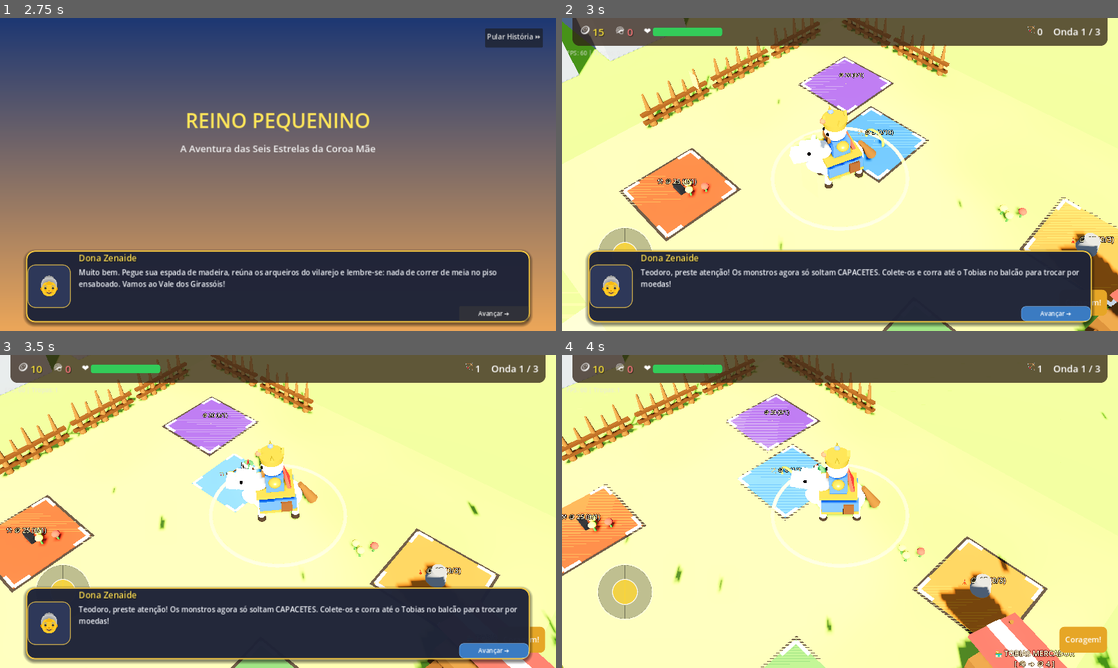
Above: before the commit, frames 1-4 (two rows, left to right).
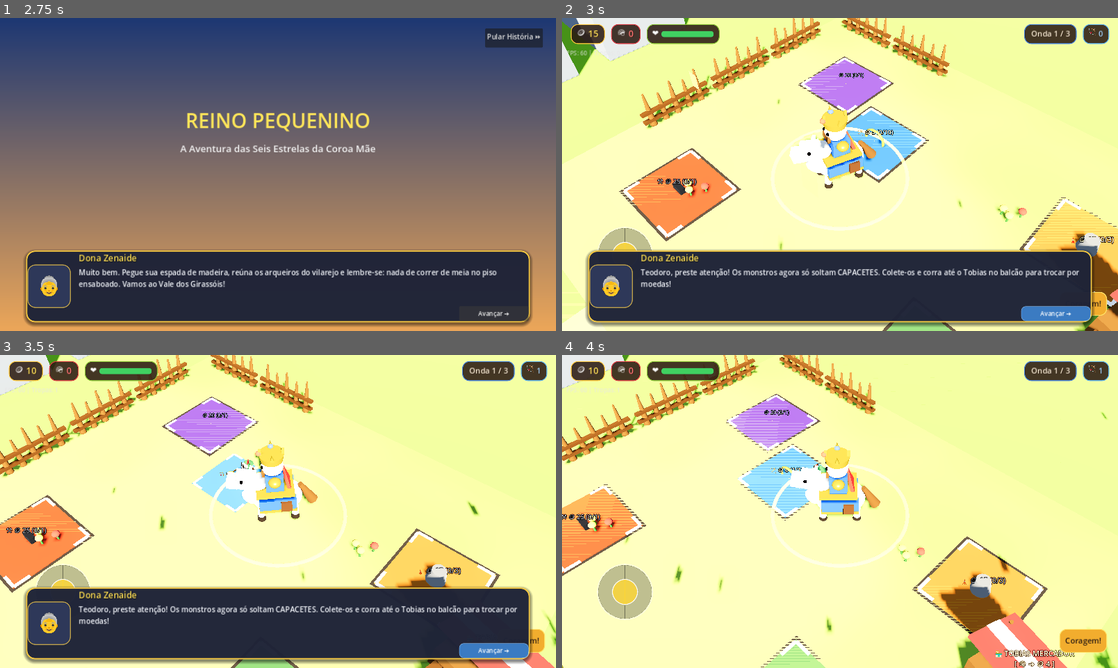
Above: after the commit, the same moments.

Repository: JonathasHenrique/reino-pequenino
Game: Godot game, scene res://scenes/ui/MainMenu.tscn
Same seed, same stepped clock (60 frames per second), same inputs: the game is played once before the commit and once after it.
Inputs (mouse positions are in pixels of both pictures, inside the frame that each line leads up to):
- Up to frame 1 (2.75 s): click "⚔️ Iniciar Jornada" at 0.5 s; click "Pular História ⏩" at 1.25 s; click "Avançar ➔" at 2 s
- Up to frame 2 (3 s): tap Enter at 2.75 s; move the mouse to (962, 158) at 2.77 s; hold Right (ui_right) from 2.78 s (still down); click (962, 158) at 2.92 s
- Up to frame 3 (3.5 s): keep holding Right (ui_right); tap Space at 3.02 s
- Up to frame 4 (4 s): release Right (ui_right) at 3.5 s; drag from (728, 527) to (812, 574) at 3.52 s

Frame 1 is identical in both runs. In frame 2, 8.4% of the frame differs, in the area x 1-99%, y 0-96%; in frame 3, 8.5%; in frame 4, 8.7%, in the area x 0-99%, y 0-96%.
Error in both runs: Cannot call method 'set_input_as_handled' on a null value. (res://scripts/ui/DialogueBox.gd:53)

Commit message:
feat(ui): Fase 4 - pads com cores pode/nao pode pagar e novo HUD com pilulas isoladas

Diff:
--- a/scenes/ui/GameHUD.tscn
+++ b/scenes/ui/GameHUD.tscn
@@ -1,16 +1,57 @@
-[gd_scene load_steps=7 format=3]
+[gd_scene load_steps=12 format=3]
 
 [ext_resource type="Script" path="res://scripts/ui/GameHUD.gd" id="1_hud"]
 [ext_resource type="PackedScene" path="res://scenes/ui/VirtualJoystick.tscn" id="2_joy"]
 
-[sub_resource type="StyleBoxFlat" id="StyleBoxFlat_hudbar"]
-bg_color = Color(0.18, 0.12, 0.08, 0.75)
-corner_radius_bottom_right = 16
-corner_radius_bottom_left = 16
-content_margin_left = 16.0
-content_margin_top = 8.0
+[sub_resource type="StyleBoxEmpty" id="StyleBoxEmpty_topbar"]
+
+[sub_resource type="StyleBoxFlat" id="StyleBoxFlat_pill_gold"]
+bg_color = Color(0.169, 0.106, 0.071, 0.88)
+border_width_left = 2
+border_width_top = 2
+border_width_right = 2
+border_width_bottom = 2
+border_color = Color(1.0, 0.788, 0.235, 0.95)
+corner_radius_top_left = 16
+corner_radius_top_right = 16
+corner_radius_bottom_right = 16
+corner_radius_bottom_left = 16
+content_margin_left = 14.0
+content_margin_top = 4.0
 content_margin_right = 16.0
-content_margin_bottom = 8.0
+content_margin_bottom = 4.0
+
+[sub_resource type="StyleBoxFlat" id="StyleBoxFlat_pill_spoil"]
+bg_color = Color(0.169, 0.106, 0.071, 0.88)
+border_width_left = 2
+border_width_top = 2
+border_width_right = 2
+border_width_bottom = 2
+border_color = Color(0.851, 0.212, 0.243, 0.95)
+corner_radius_top_left = 16
+corner_radius_top_right = 16
+corner_radius_bottom_right = 16
+corner_radius_bottom_left = 16
+content_margin_left = 14.0
+content_margin_top = 4.0
+content_margin_right = 16.0
+content_margin_bottom = 4.0
+
+[sub_resource type="StyleBoxFlat" id="StyleBoxFlat_pill_hp"]
+bg_color = Color(0.169, 0.106, 0.071, 0.88)
+border_width_left = 2
+border_width_top = 2
+border_width_right = 2
+border_width_bottom = 2
+border_color = Color(0.525, 0.761, 0.196, 0.95)
+corner_radius_top_left = 16
+corner_radius_top_right = 16
+corner_radius_bottom_right = 16
+corner_radius_bottom_left = 16
+content_margin_left = 12.0
+content_margin_top = 4.0
+content_margin_right = 14.0
+content_margin_bottom = 4.0
 
 [sub_resource type="StyleBoxFlat" id="StyleBoxFlat_hp_bg"]
 bg_color = Color(0.2, 0.2, 0.2, 0.8)
@@ -20,18 +61,55 @@
 corner_radius_bottom_left = 6
 
 [sub_resource type="StyleBoxFlat" id="StyleBoxFlat_hp_fill"]
-bg_color = Color(0.2, 0.8, 0.35, 1)
+bg_color = Color(0.25, 0.82, 0.38, 1)
 corner_radius_top_left = 6
 corner_radius_top_right = 6
 corner_radius_bottom_right = 6
 corner_radius_bottom_left = 6
 
+[sub_resource type="StyleBoxFlat" id="StyleBoxFlat_pill_troop"]
+bg_color = Color(0.169, 0.106, 0.071, 0.88)
+border_width_left = 2
+border_width_top = 2
+border_width_right = 2
+border_width_bottom = 2
+border_color = Color(0.35, 0.70, 0.95, 0.95)
+corner_radius_top_left = 16
+corner_radius_top_right = 16
+corner_radius_bottom_right = 16
+corner_radius_bottom_left = 16
+content_margin_left = 12.0
+content_margin_top = 4.0
+content_margin_right = 14.0
+content_margin_bottom = 4.0
+
+[sub_resource type="StyleBoxFlat" id="StyleBoxFlat_pill_wave"]
+bg_color = Color(0.169, 0.106, 0.071, 0.88)
+border_width_left = 2
+border_width_top = 2
+border_width_right = 2
+border_width_bottom = 2
+border_color = Color(0.247, 0.498, 0.878, 0.95)
+corner_radius_top_left = 16
+corner_radius_top_right = 16
+corner_radius_bottom_right = 16
+corner_radius_bottom_left = 16
+content_margin_left = 16.0
+content_margin_top = 4.0
+content_margin_right = 16.0
+content_margin_bottom = 4.0
+
 [sub_resource type="StyleBoxFlat" id="StyleBoxFlat_btn"]
-bg_color = Color(0.9, 0.65, 0.15, 1)
-corner_radius_top_left = 12
-corner_radius_top_right = 12
-corner_radius_bottom_right = 12
-corner_radius_bottom_left = 12
+bg_color = Color(0.95, 0.68, 0.18, 1)
+border_width_left = 2
+border_width_top = 2
+border_width_right = 2
+border_width_bottom = 2
+border_color = Color(1.0, 0.88, 0.40, 1)
+corner_radius_top_left = 16
+corner_radius_top_right = 16
+corner_radius_bottom_right = 16
+corner_radius_bottom_left = 16
 
 [node name="GameHUD" type="CanvasLayer"]
 script = ExtResource("1_hud")
@@ -41,59 +119,74 @@
 [node name="TopBar" type="PanelContainer" parent="."]
 anchors_preset = 10
 anchor_right = 1.0
-offset_left = 24.0
-offset_right = -24.0
-offset_bottom = 64.0
+offset_left = 20.0
+offset_top = 14.0
+offset_right = -20.0
+offset_bottom = 60.0
 grow_horizontal = 2
-theme_override_styles/panel = SubResource("StyleBoxFlat_hudbar")
+theme_override_styles/panel = SubResource("StyleBoxEmpty_topbar")
 
 [node name="HBox" type="HBoxContainer" parent="TopBar"]
 layout_mode = 2
-theme_override_constants/separation = 24
-
-[node name="CoinContainer" type="HBoxContainer" parent="TopBar/HBox"]
-layout_mode = 2
-
-[node name="CoinIcon" type="Label" parent="TopBar/HBox/CoinContainer"]
-layout_mode = 2
-theme_override_font_sizes/font_size = 26
+theme_override_constants/separation = 14
+
+[node name="CoinPill" type="PanelContainer" parent="TopBar/HBox"]
+layout_mode = 2
+theme_override_styles/panel = SubResource("StyleBoxFlat_pill_gold")
+
+[node name="CoinBox" type="HBoxContainer" parent="TopBar/HBox/CoinPill"]
+layout_mode = 2
+theme_override_constants/separation = 6
+
+[node name="CoinIcon" type="Label" parent="TopBar/HBox/CoinPill/CoinBox"]
+layout_mode = 2
+theme_override_font_sizes/font_size = 20
 text = "🪙"
 
-[node name="CoinLabel" type="Label" parent="TopBar/HBox/CoinContainer"]
-layout_mode = 2
-theme_override_colors/font_color = Color(1.0, 0.9, 0.25, 1)
-theme_override_colors/font_shadow_color = Color(0, 0, 0, 0.8)
-theme_override_constants/shadow_offset_y = 1
-theme_override_font_sizes/font_size = 24
+[node name="CoinLabel" type="Label" parent="TopBar/HBox/CoinPill/CoinBox"]
+layout_mode = 2
+theme_override_colors/font_color = Color(1.0, 0.88, 0.35, 1)
+theme_override_colors/font_shadow_color = Color(0.169, 0.106, 0.071, 0.95)
+theme_override_constants/shadow_offset_y = 1
+theme_override_font_sizes/font_size = 20
 text = "15"
 
-[node name="SpoilContainer" type="HBoxContainer" parent="TopBar/HBox"]
-layout_mode = 2
-
-[node name="SpoilIcon" type="Label" parent="TopBar/HBox/SpoilContainer"]
-layout_mode = 2
-theme_override_font_sizes/font_size = 24
+[node name="SpoilPill" type="PanelContainer" parent="TopBar/HBox"]
+layout_mode = 2
+theme_override_styles/panel = SubResource("StyleBoxFlat_pill_spoil")
+
+[node name="SpoilBox" type="HBoxContainer" parent="TopBar/HBox/SpoilPill"]
+layout_mode = 2
+theme_override_constants/separation = 6
+
+[node name="SpoilIcon" type="Label" parent="TopBar/HBox/SpoilPill/SpoilBox"]
+layout_mode = 2
+theme_override_font_sizes/font_size = 20
 text = "🪖"
 
-[node name="SpoilLabel" type="Label" parent="TopBar/HBox/SpoilContainer"]
-layout_mode = 2
-theme_override_colors/font_color = Color(1.0, 0.5, 0.5, 1)
-theme_override_colors/font_shadow_color = Color(0, 0, 0, 0.8)
-theme_override_constants/shadow_offset_y = 1
-theme_override_font_sizes/font_size = 24
+[node name="SpoilLabel" type="Label" parent="TopBar/HBox/SpoilPill/SpoilBox"]
+layout_mode = 2
+theme_override_colors/font_color = Color(1.0, 0.45, 0.45, 1)
+theme_override_colors/font_shadow_color = Color(0.169, 0.106, 0.071, 0.95)
+theme_override_constants/shadow_offset_y = 1
+theme_override_font_sizes/font_size = 20
 text = "0"
 
-[node name="HPContainer" type="HBoxContainer" parent="TopBar/HBox"]
-layout_mode = 2
-size_flags_horizontal = 3
-
-[node name="HPIcon" type="Label" parent="TopBar/HBox/HPContainer"]
-layout_mode = 2
-theme_override_font_sizes/font_size = 20
+[node name="HPPill" type="PanelContainer" parent="TopBar/HBox"]
+layout_mode = 2
+theme_override_styles/panel = SubResource("StyleBoxFlat_pill_hp")
+
+[node name="HPBox" type="HBoxContainer" parent="TopBar/HBox/HPPill"]
+layout_mode = 2
+theme_override_constants/separation = 6
+
+[node name="HPIcon" type="Label" parent="TopBar/HBox/HPPill/HPBox"]
+layout_mode = 2
+theme_override_font_sizes/font_size = 18
 text = "❤️"
 
-[node name="HPBar" type="ProgressBar" parent="TopBar/HBox/HPContainer"]
-custom_minimum_size = Vector2(160, 20)
+[node name="HPBar" type="ProgressBar" parent="TopBar/HBox/HPPill/HPBox"]
+custom_minimum_size = Vector2(120, 14)
 layout_mode = 2
 size_flags_vertical = 4
 theme_override_styles/background = SubResource("StyleBoxFlat_hp_bg")
@@ -101,23 +194,42 @@
 value = 100.0
 show_percentage = false
 
-[node name="TroopContainer" type="HBoxContainer" parent="TopBar/HBox"]
-layout_mode = 2
-
-[node name="TroopIcon" type="Label" parent="TopBar/HBox/TroopContainer"]
-layout_mode = 2
-theme_override_font_sizes/font_size = 20
+[node name="Spacer" type="Control" parent="TopBar/HBox"]
+layout_mode = 2
+size_flags_horizontal = 3
+
+[node name="WavePill" type="PanelContainer" parent="TopBar/HBox"]
+layout_mode = 2
+theme_override_styles/panel = SubResource("StyleBoxFlat_pill_wave")
+
+[node name="WaveLabel" type="Label" parent="TopBar/HBox/WavePill"]
+layout_mode = 2
+theme_override_colors/font_color = Color(1.0, 0.95, 0.85, 1)
+theme_override_colors/font_shadow_color = Color(0.169, 0.106, 0.071, 0.95)
+theme_override_constants/shadow_offset_y = 1
+theme_override_font_sizes/font_size = 18
+text = "Onda 1 / 3"
+
+[node name="TroopPill" type="PanelContainer" parent="TopBar/HBox"]
+layout_mode = 2
+theme_override_styles/panel = SubResource("StyleBoxFlat_pill_troop")
+
+[node name="TroopBox" type="HBoxContainer" parent="TopBar/HBox/TroopPill"]
+layout_mode = 2
+theme_override_constants/separation = 6
+
+[node name="TroopIcon" type="Label" parent="TopBar/HBox/TroopPill/TroopBox"]
+layout_mode = 2
+theme_override_font_sizes/font_size = 18
 text = "🏹"
 
-[node name="TroopLabel" type="Label" parent="TopBar/HBox/TroopContainer"]
-layout_mode = 2
-theme_override_font_sizes/font_size = 22
+[node name="TroopLabel" type="Label" parent="TopBar/HBox/TroopPill/TroopBox"]
+layout_mode = 2
+theme_override_colors/font_color = Color(0.65, 0.85, 1.0, 1)
+theme_override_colors/font_shadow_color = Color(0.169, 0.106, 0.071, 0.95)
+theme_override_constants/shadow_offset_y = 1
+theme_override_font_sizes/font_size = 18
 text = "0"
-
-[node name="WaveLabel" type="Label" parent="TopBar/HBox"]
-layout_mode = 2
-theme_override_font_sizes/font_size = 22
-text = "Onda 1 / 3"
 
 [node name="ActionContainer" type="Control" parent="."]
 layout_mode = 3
@@ -132,13 +244,13 @@
 grow_vertical = 0
 
 [node name="SkillButton" type="Button" parent="ActionContainer"]
-custom_minimum_size = Vector2(110, 60)
+custom_minimum_size = Vector2(110, 55)
 layout_mode = 0
 offset_left = 25.0
-offset_top = 65.0
+offset_top = 70.0
 offset_right = 135.0
 offset_bottom = 125.0
-theme_override_colors/font_color = Color(1, 1, 1, 1)
+theme_override_colors/font_color = Color(0.169, 0.106, 0.071, 1)
 theme_override_font_sizes/font_size = 18
 theme_override_styles/normal = SubResource("StyleBoxFlat_btn")
 text = "Coragem!"
--- a/scripts/entities/PurchasePad.gd
+++ b/scripts/entities/PurchasePad.gd
@@ -33,6 +33,7 @@
 	_update_ui()
 	body_entered.connect(_on_body_entered)
 	body_exited.connect(_on_body_exited)
+	GameState.coins_changed.connect(func(_c): _update_ui())
 
 func _setup_pad_visuals() -> void:
 	var col = Color(0.15, 0.48, 0.85, 0.85)
@@ -148,7 +149,15 @@
 				cost_label_3d.text = "%s 🪙 %d (%d/%d)" % [type_icon, current_cost, current_items, max_items]
 			else:
 				cost_label_3d.text = "%s 🪙 %d" % [type_icon, current_cost]
-		cost_label_3d.modulate = Color(1.0, 0.95, 0.70)
+
+		var needed = current_cost - current_paid
+		var can_afford = GameState.stage_coins >= needed
+		if can_afford:
+			# Dourado/creme vivo: pode pagar!
+			cost_label_3d.modulate = Color(1.0, 0.95, 0.70, 1.0) # #FFF3D6
+		else:
+			# Cinza desaturado: saldo insuficiente
+			cost_label_3d.modulate = Color(0.65, 0.68, 0.72, 0.80) # #8E959E
 
 	if fill_mesh:
 		var ratio = float(current_paid) / float(maxi(1, current_cost))
--- a/scripts/ui/GameHUD.gd
+++ b/scripts/ui/GameHUD.gd
@@ -3,11 +3,11 @@
 # GameHUD.gd - Interface do jogador durante as fases
 # Exibe moedas, vida do rei, botão de habilidade do herói e joystick virtual
 
-@onready var coin_label: Label = $TopBar/HBox/CoinContainer/CoinLabel
-@onready var spoil_label: Label = $TopBar/HBox/SpoilContainer/SpoilLabel
-@onready var hp_bar: ProgressBar = $TopBar/HBox/HPContainer/HPBar
-@onready var wave_label: Label = $TopBar/HBox/WaveLabel
-@onready var troop_label: Label = $TopBar/HBox/TroopContainer/TroopLabel
+@onready var coin_label: Label = $TopBar/HBox/CoinPill/CoinBox/CoinLabel
+@onready var spoil_label: Label = $TopBar/HBox/SpoilPill/SpoilBox/SpoilLabel
+@onready var hp_bar: ProgressBar = $TopBar/HBox/HPPill/HPBox/HPBar
+@onready var wave_label: Label = $TopBar/HBox/WavePill/WaveLabel
+@onready var troop_label: Label = $TopBar/HBox/TroopPill/TroopBox/TroopLabel
 @onready var skill_button: Button = $ActionContainer/SkillButton
 @onready var joystick: Control = $VirtualJoystick
 @onready var fps_label: Label = $DebugOverlay/FPSLabel
